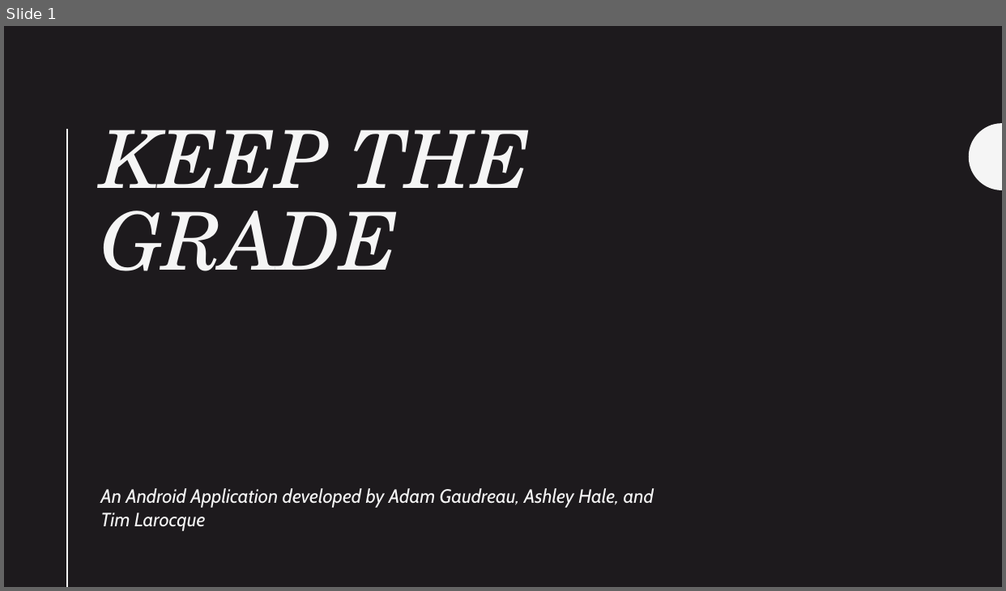
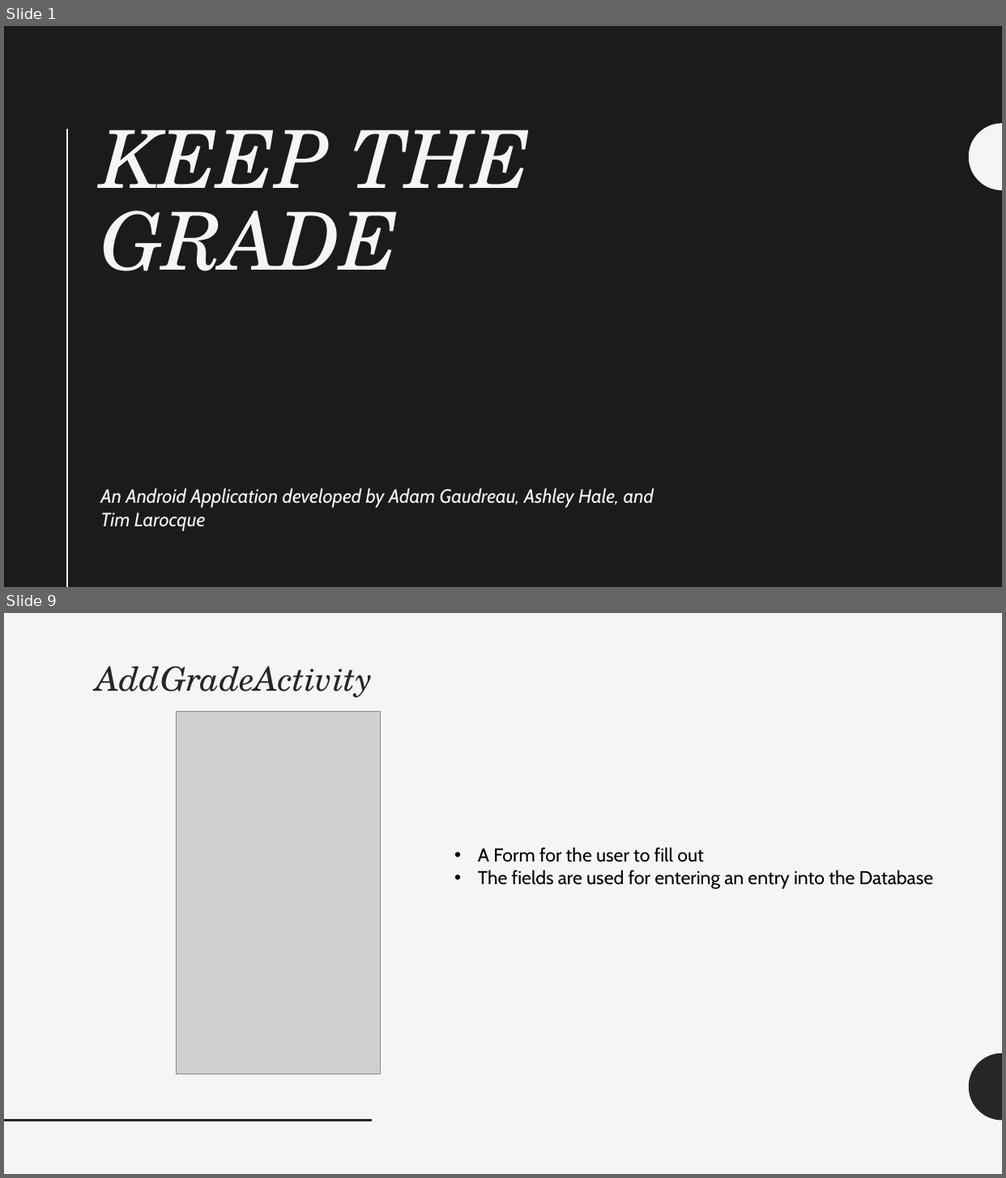
Before and after one commit to uml-app1-2016/Keep-the-Grade, a slide deck: Presentation.pptx. Shown one above the other, each under a label of ours: slide 1 before the commit, slides 1 and 9 after it; the slides between them are not shown. The pictures are 1006x591 and 1006x1178 pixels, drawn with LibreOffice and Linux fonts; fonts in the diff are those of the drawing; grey boxes stand for pictures. Boxes give left, top, right and bottom in pixels: in the first picture for what was removed or moved away, otherwise in the second. Text is boxed around its words. In the diff, an @@ line names an element or a change of style, - is before the commit and + after.

```diff
--- a/Presentation.pptx
+++ b/Presentation.pptx
@@ slide 9 added at box(4, 613, 1002, 1174), background #F5F5F5 @@
@@ title added at box(96, 666, 373, 698), 32 pt, text #262626, italic @@
+AddGradeActivity
@@ picture added at box(177, 712, 381, 1075) @@
@@ text added at box(478, 847, 934, 889), 18 pt, text #000000 @@
+• A Form for the user to fill out
+• The fields are used for entering an entry into the Database
@@ freeform shape added at box(969, 1053, 1002, 1121), fill #262626 @@
@@ line added from (4, 1121) to (373, 1121), #262626 2 pt @@
```
Also in this commit, not shown: 11 other slides added.
